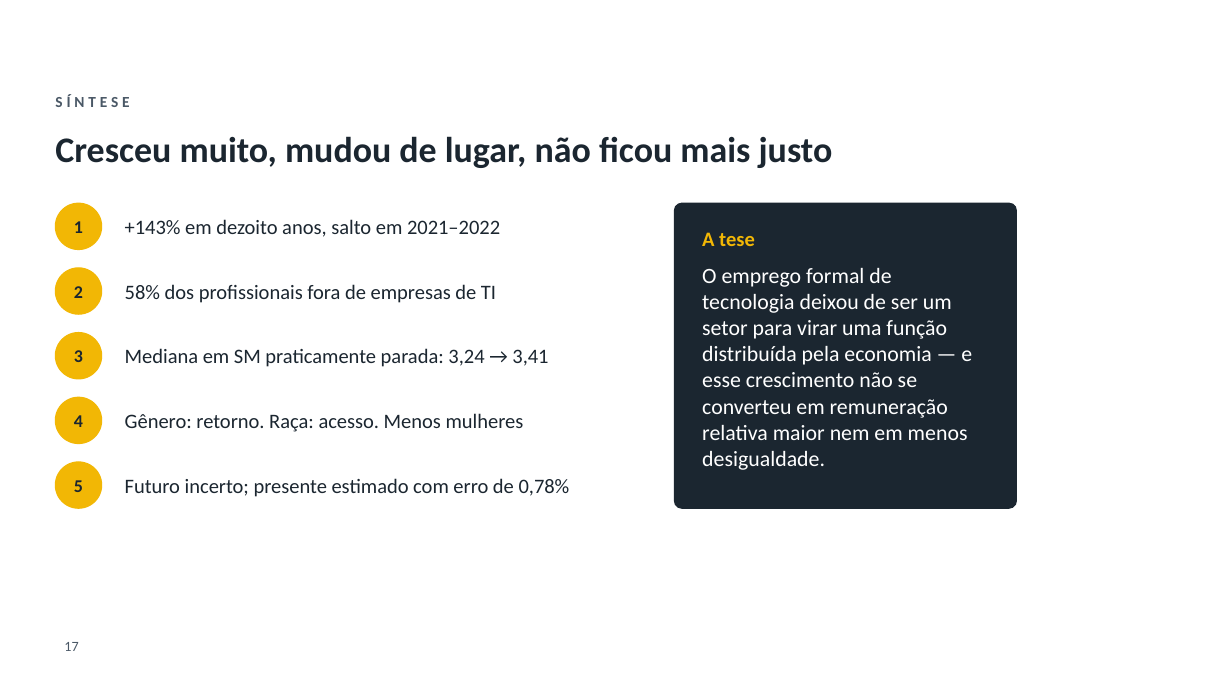
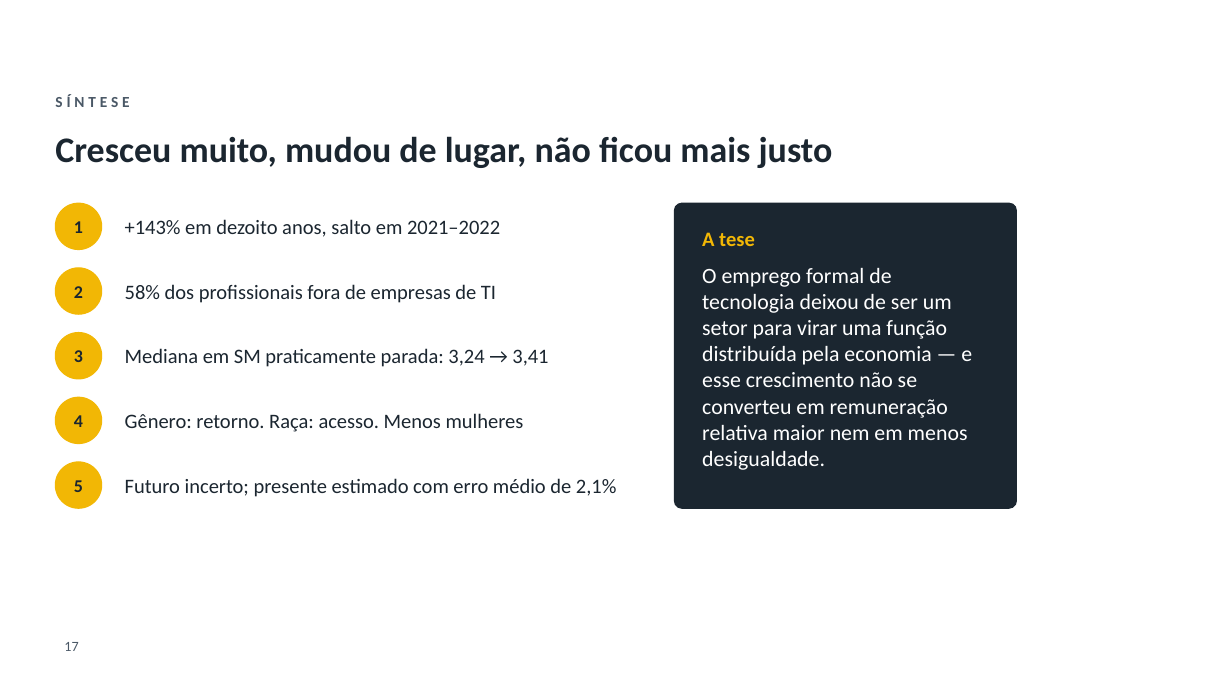
Before and after one commit to GianSE/mercadotech, a slide deck: slide 17 of apresentacao/apresentacao-tcc2.pptx. Drawn at 1232x693 pixels with LibreOffice and Linux fonts; fonts in the diff are those of the drawing; background and template pictures are left out. Boxes give left, top, right and bottom in pixels: in the first picture for what was removed or moved away, otherwise in the second. Text is boxed around its words. In the diff, an @@ line names an element or a change of style, - is before the commit and + after.

```diff
--- a/apresentacao/apresentacao-tcc2.pptx
+++ b/apresentacao/apresentacao-tcc2.pptx
@@ text at bbox=[125, 478, 616, 497]: text changed @@
-Futuro incerto; presente estimado com erro de 0,78%
+Futuro incerto; presente estimado com erro médio de 2,1%
```
Also in this commit, not shown: 2 other slides changed, 10 other files.
